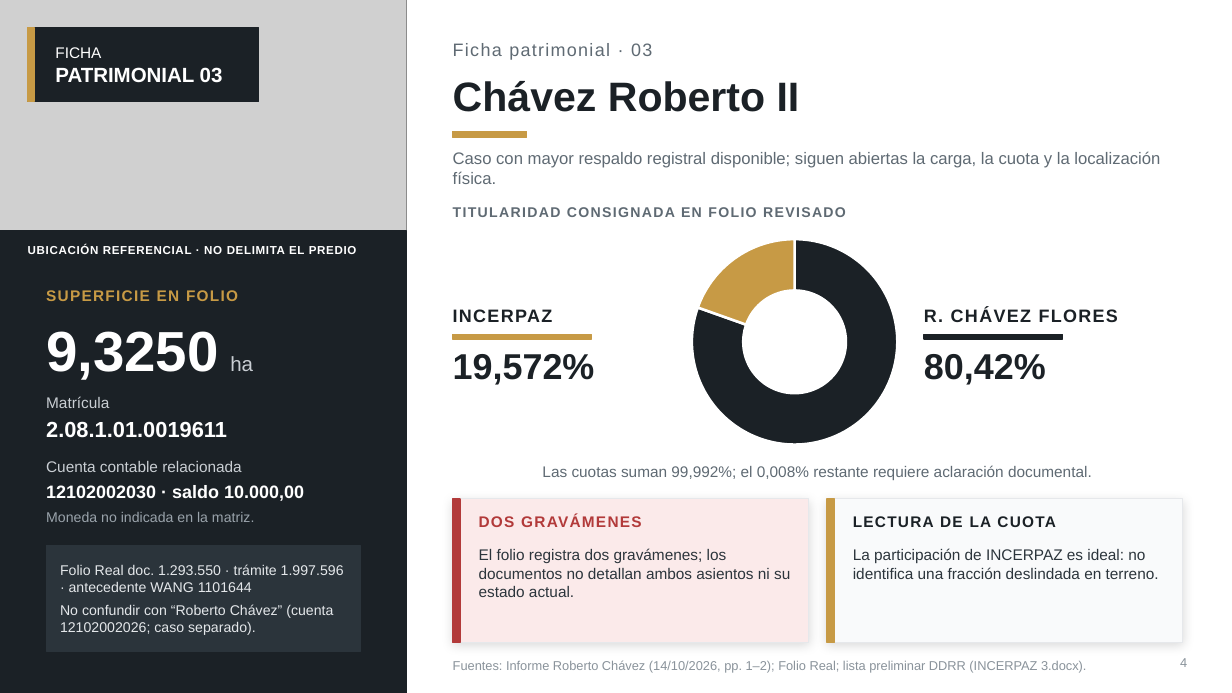
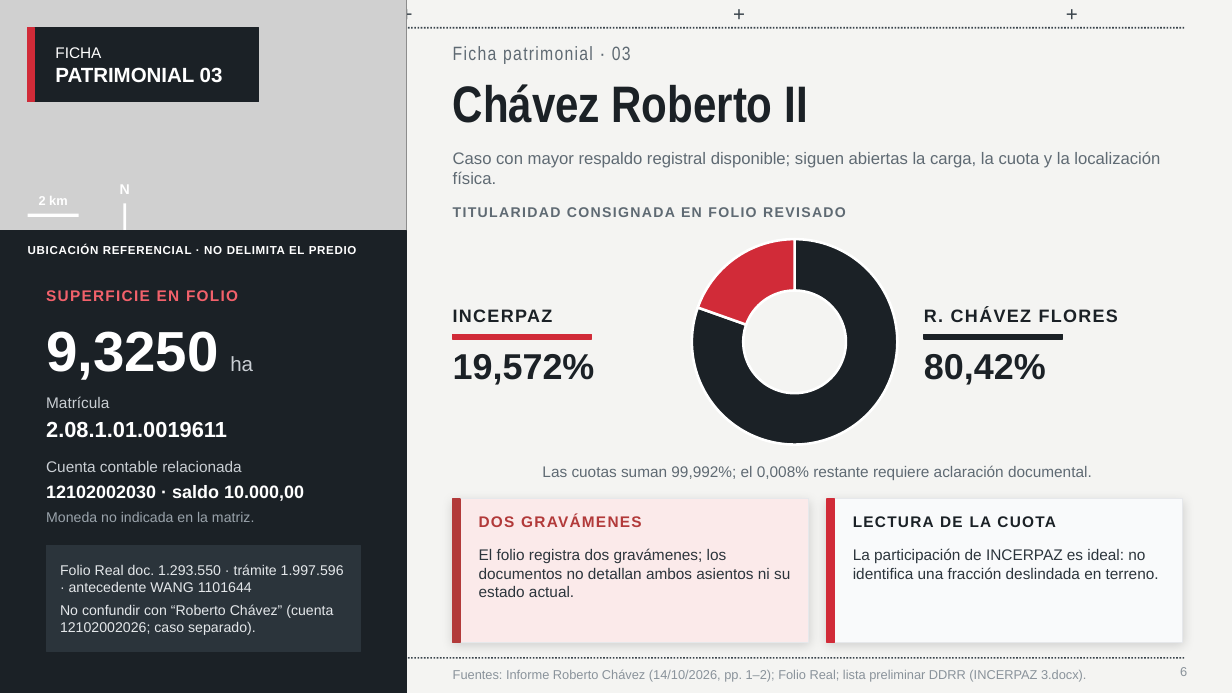
Before and after one commit to hugop1006-cpu/incerpaz-la-gran-obra, a slide deck: slide 6 of Informe_5_Casos_Patrimoniales_Viacha_2026_v2.pptx (slide 4 before the commit). Drawn at 1232x693 pixels with LibreOffice and Linux fonts; fonts in the diff are those of the drawing; grey boxes stand for pictures. Boxes give left, top, right and bottom in pixels: in the first picture for what was removed or moved away, otherwise in the second. Text is boxed around its words. In the diff, an @@ line names an element or a change of style, - is before the commit and + after.

```diff
--- a/Informe_5_Casos_Patrimoniales_Viacha_2026_v2.pptx
+++ b/Informe_5_Casos_Patrimoniales_Viacha_2026_v2.pptx
@@ background #FFFFFF to #F4F4F2 @@
@@ fill #C79A45 to #D12B38; outline #C79A45 1 pt to #D12B38 1 pt in 3 elements at bbox=[453, 335, 592, 339], bbox=[827, 499, 835, 642], bbox=[28, 28, 34, 102] @@
@@ line added from (46, 28) to (1186, 28), #3A444C 1.25 pt dashed @@
@@ text added at bbox=[393, 0, 421, 27], 16 pt, text #3A444C @@
++
@@ text added at bbox=[726, 0, 753, 27], 16 pt, text #3A444C @@
++
@@ text added at bbox=[1058, 0, 1086, 27], 16 pt, text #3A444C @@
++
@@ text "Ficha patrimonial · 03" at bbox=[453, 46, 631, 64]: size 14 to 15 pt, font Arial to Arial Narrow @@
@@ text "Chávez Roberto II" at bbox=[453, 84, 807, 123]: size 32 to 40 pt, font Arial to Arial Narrow @@
@@ rectangle removed at bbox=[453, 131, 527, 138] @@
@@ text added at bbox=[39, 196, 68, 205], 10 pt, text #FFFFFF, bold @@
+2 km
@@ text added at bbox=[120, 185, 130, 194], 11 pt, text #FFFFFF, bold @@
+N
@@ line added from (125, 203) to (125, 231), #FFFFFF 2 pt @@
@@ line added from (28, 215) to (79, 215), #FFFFFF 2.5 pt @@
@@ doughnut chart at bbox=[679, 226, 910, 457] @@
@@ colours of single points changed @@
@@ text "SUPERFICIE EN FOLIO" at bbox=[46, 290, 238, 301]: text colour #C79A45 to #F2616B @@
@@ line added from (46, 658) to (1186, 658), #3A444C 1.25 pt dashed @@
@@ page number removed at bbox=[1180, 658, 1187, 667] @@
-4
@@ text "Fuentes: Informe Roberto Chávez (14/10/2026, ...": place and size @@
-text "Fuentes: Informe Roberto Chávez (14/10/2026, ..." at bbox=[453, 660, 1086, 673]
+text "Fuentes: Informe Roberto Chávez (14/10/2026, ..." at bbox=[453, 669, 1086, 682]
@@ page number added at bbox=[1180, 667, 1187, 676], 10 pt, text #8A939B @@
+6
```
Also in this commit, not shown: 13 other slides changed, 4 slides added.
